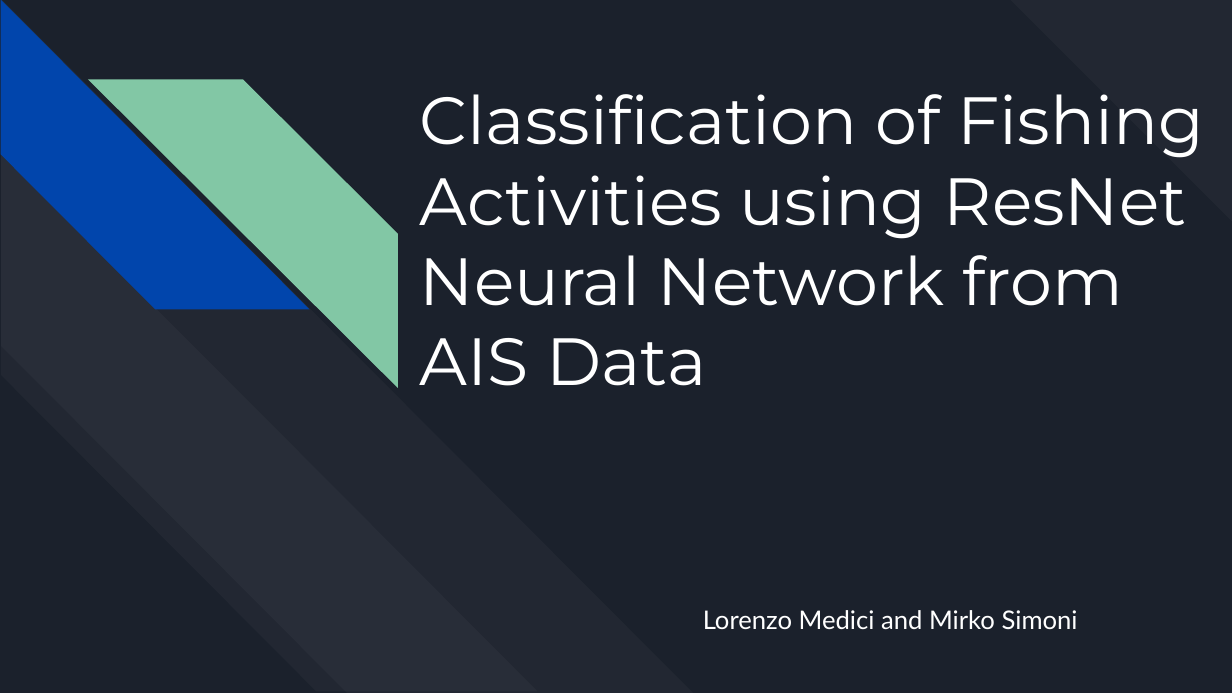
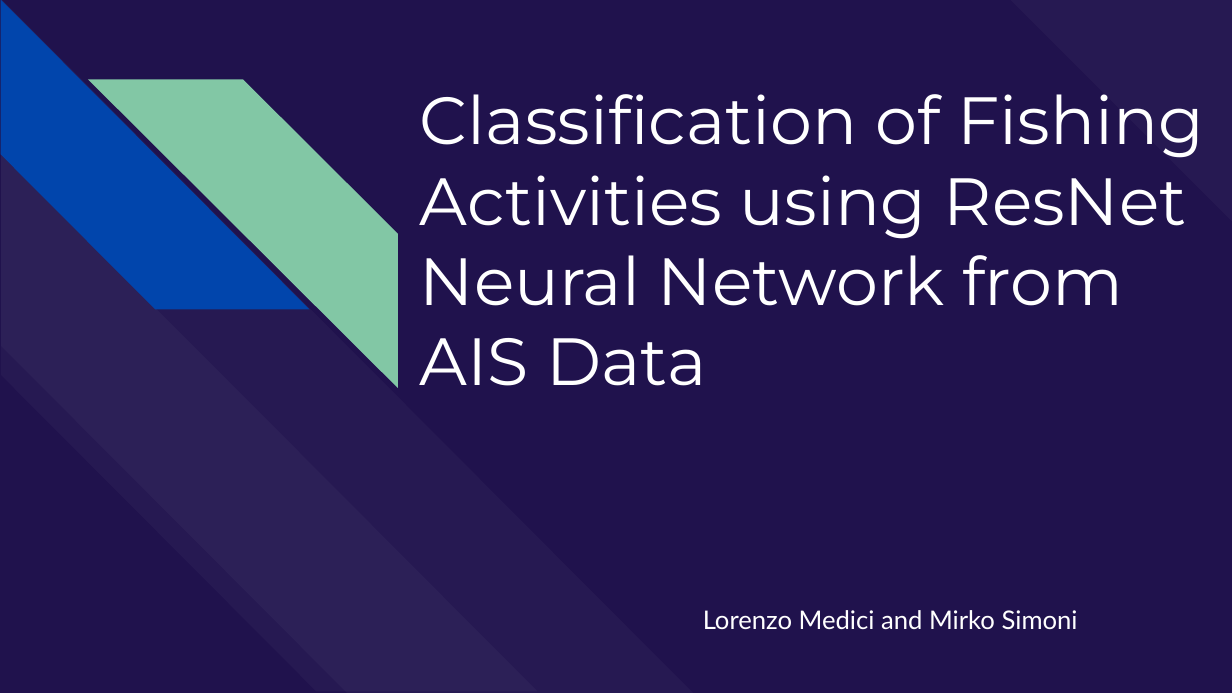
Before and after one commit to L-Medici/MTS_ResNet, a slide deck: slide 1 of Classification_of_Fishing_Activities_using_ResNet_Neural_Network_from_AIS_Data.pptx. Drawn at 1232x693 pixels with LibreOffice and Linux fonts; fonts in the diff are those of the drawing. Boxes give left, top, right and bottom in pixels: in the first picture for what was removed or moved away, otherwise in the second. Text is boxed around its words. In the diff, an @@ line names an element or a change of style, - is before the commit and + after.

```diff
--- a/Classification_of_Fishing_Activities_using_ResNet_Neural_Network_from_AIS_Data.pptx
+++ b/Classification_of_Fishing_Activities_using_ResNet_Neural_Network_from_AIS_Data.pptx
@@ background #1B212C to #20124D @@
```
Also in this commit, not shown: 7 other slides changed, 3 slides added, 2 slides removed.
